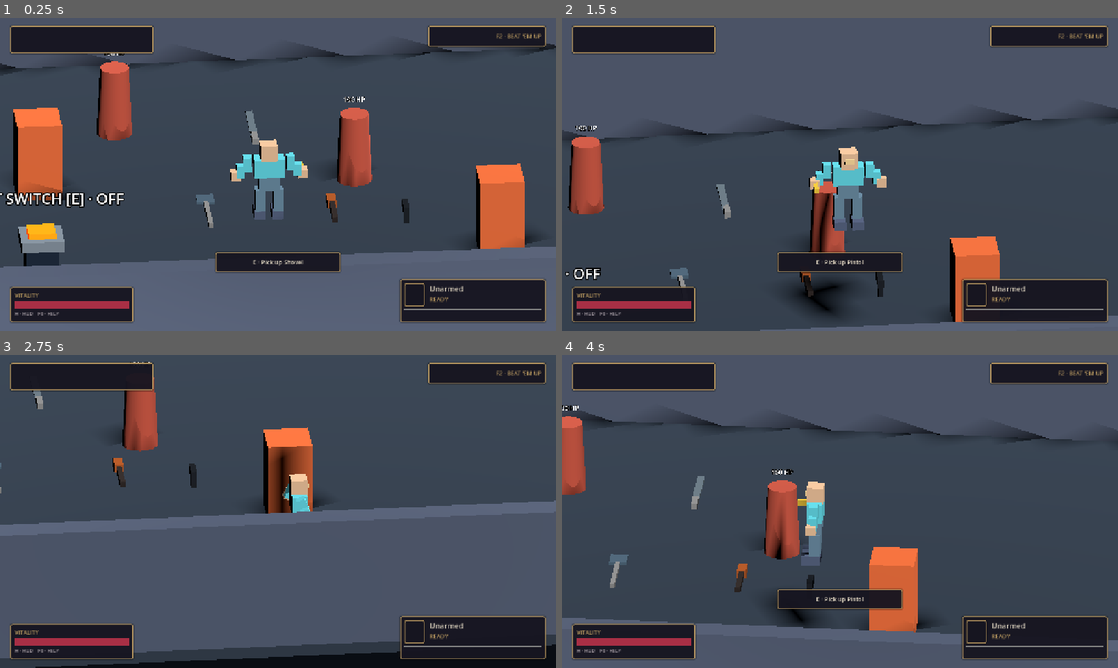
Above: before the commit, frames 1-4 (two rows, left to right).
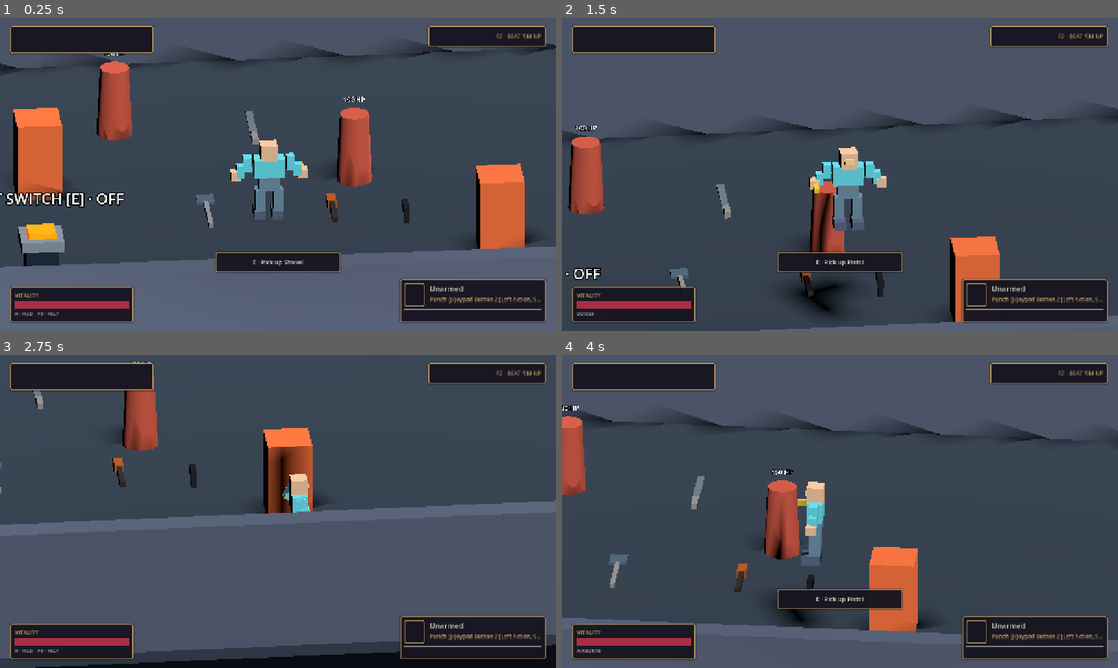
Above: after the commit, the same moments.

Repository: bravado/ACTION-5
Game: Godot game, scene res://demo/main.tscn
The game is run twice, just before and just after one commit, with the same random seed, the same clock (stepped at 60 frames per second) and the same inputs.
Inputs (mouse positions are in pixels of both pictures, inside the frame that each line leads up to):
- Up to frame 1 (0.25 s): no input
- Up to frame 2 (1.5 s): tap Enter at 0.5 s; move the mouse to (962, 158) at 0.52 s; hold Right (actor_turn_right) 0.53-1.28 s; tap Ctrl (actor_crouch) at 0.6 s; click (962, 158) at 0.67 s; tap Space (actor_jump) at 0.77 s; move the mouse to (728, 190) at 1.27 s; hold S (move_down) from 1.28 s (still down); tap Alt (actor_dodge) at 1.35 s
- Up to frame 3 (2.75 s): tap Space (actor_jump) at 1.52 s; move the mouse to (333, 442) at 2.02 s; release S (move_down) at 2.03 s; hold Right (actor_turn_right) from 2.03 s (still down); tap K (actor_kick) at 2.1 s
- Up to frame 4 (4 s): move the mouse to (812, 574) at 2.77 s; release Right (actor_turn_right) at 2.78 s; hold W (move_up) 2.78-3.53 s; tap J (actor_punch) at 2.85 s; click (812, 574) at 2.92 s; tap Space (actor_jump) at 3.02, 3.77 s; move the mouse to (1006, 558) at 3.52 s; hold Left (actor_turn_left) from 3.53 s (still down); hold Shift (actor_run) from 3.53 s (still down)

The runs differ from the first frame. In frame 1, 0.2% of the frame differs, in the area x 77-98%, y 89-92%; in frame 2, 0.3%; in frame 3, 0.2%; in frame 4, 0.3%, in the area x 2-98%, y 89-96%.

Commit message:
feat(hud): polish context states, responsive layout and UI docs [full-e2e]
- Display first-person gun reticle and player action/low-health cues
- Preserve consistent Iron Reliquary panel anchors across all views
- Anchor camera settings responsively for 4:3 and widescreen
- Add original UI asset inventory, README controls, and HUD regression assertions

Refs #37

Diff:
--- a/demo/main.gd
+++ b/demo/main.gd
@@ -35,6 +35,7 @@
     _hud.help_visibility_changed.connect(_on_hud_help_visibility_changed)
     _hud.view_requested.connect(_on_mode_button_pressed)
     _hud.settings_requested.connect(_toggle_camera_settings)
+    _camera_settings.add_theme_stylebox_override("panel", preload("res://demo/ui/iron_frame.tres"))
     # Settings can also be closed by its own Close button, not only C.
     _camera_settings.visibility_changed.connect(_on_camera_settings_visibility_changed)
     _input.set_enabled(not _camera_settings.visible and not _hud.is_help_open())
--- a/demo/main.tscn
+++ b/demo/main.tscn
@@ -522,10 +522,12 @@
 
 [node name="CameraSettings" type="PanelContainer" parent="Hud"]
 visible = false
-offset_left = 910.0
-offset_top = 204.0
-offset_right = 1254.0
-offset_bottom = 650.0
+anchor_left = 1.0
+anchor_right = 1.0
+offset_left = -363.0
+offset_top = 82.0
+offset_right = -18.0
+offset_bottom = 638.0
 script = ExtResource("6_settings")
 
 [node name="DeathOverlay" parent="." instance=ExtResource("17_death")]
--- a/demo/ui/iron_reliquary.gd
+++ b/demo/ui/iron_reliquary.gd
@@ -30,6 +30,11 @@
 var _help_panel: PanelContainer
 var _help_text: Label
 var _gameplay_visible: bool = true
+var _reticle: Label
+var _reticle_requested: bool = false
+var _health_footer: Label
+var _health_critical: bool = false
+var _player_state: String = ""
 
 
 func _ready() -> void:
@@ -39,6 +44,7 @@
     _build_top()
     _build_interaction()
     _build_notification()
+    _build_reticle()
     _build_help()
     _notice_timer = Timer.new()
     _notice_timer.one_shot = true
@@ -53,6 +59,7 @@
     _gameplay_visible = value
     for node in _gameplay_nodes:
         node.visible = value
+    _reticle.visible = value and _reticle_requested
     # Contextual hints and ephemeral notices also respect full hide.
     if value:
         _interaction_panel.visible = not _interaction.text.is_empty()
@@ -86,7 +93,27 @@
     _health_bar.max_value = max_hp
     _health_bar.value = clampf(current, 0.0, max_hp)
     _hp_text.text = "%d / %d" % [ceili(current), ceili(maximum)]
-    _health_bar.modulate = Color("#FFB0A9") if current <= max_hp * 0.25 else Color.WHITE
+    _health_critical = current <= max_hp * 0.25
+    _health_bar.modulate = Color("#FFB0A9") if _health_critical else Color.WHITE
+    _render_player_state()
+
+
+func set_player_state(value: String) -> void:
+    _player_state = value
+    _render_player_state()
+
+
+func _render_player_state() -> void:
+    if _health_critical:
+        _health_footer.text = "LOW HEALTH   ·   H HUD / F6 HELP"
+    else:
+        _health_footer.text = _player_state if not _player_state.is_empty() \
+            else "H · HUD    F6 · HELP"
+
+
+func set_reticle(value: bool) -> void:
+    _reticle_requested = value
+    _reticle.visible = value and _gameplay_visible
 
 
 func set_equipment(name: String, icon: Texture2D, ammo: Dictionary,
@@ -189,7 +216,8 @@
     fill.bg_color = Color("#A82F45")
     _health_bar.add_theme_stylebox_override("fill", fill)
     stack.add_child(_health_bar)
-    stack.add_child(_label("H · HUD    F6 · HELP", 11, MUTED))
+    _health_footer = _label("H · HUD    F6 · HELP", 11, MUTED)
+    stack.add_child(_health_footer)
 
 
 func _build_equipment() -> void:
@@ -255,6 +283,22 @@
     _notification.horizontal_alignment = HORIZONTAL_ALIGNMENT_CENTER
     _notification_panel.add_child(_notification)
     _notification_panel.hide()
+
+
+func _build_reticle() -> void:
+    _reticle = _label("+", 24, GOLD)
+    _reticle.name = "AimReticle"
+    _reticle.anchor_left = 0.5
+    _reticle.anchor_right = 0.5
+    _reticle.anchor_top = 0.5
+    _reticle.anchor_bottom = 0.5
+    _reticle.offset_left = -9
+    _reticle.offset_top = -15
+    _reticle.offset_right = 9
+    _reticle.offset_bottom = 15
+    _reticle.horizontal_alignment = HORIZONTAL_ALIGNMENT_CENTER
+    add_child(_reticle)
+    _reticle.hide()
 
 
 func _build_help() -> void:
--- a/demo/ui/reference_hud.gd
+++ b/demo/ui/reference_hud.gd
@@ -243,7 +243,17 @@
         float(health.get("max_health")) if is_instance_valid(health) else 1.0)
     display.set_equipment(weapon_name, icon, ammo, next_name,
         _binding(&"demo_swap") if not next_name.is_empty() else "",
-        " · ".join(commands))
+        " · ".join(commands) if not commands.is_empty() else " · ".join(actions))
+    display.set_reticle(not ammo.is_empty()
+        and int(profile.get("mode")) == ViewProfileScript.Mode.FIRST_PERSON)
+    var activity: String = ""
+    if attack != "none":
+        activity = "ATTACK  ·  " + attack.replace("_", " ").to_upper()
+    elif is_instance_valid(moves):
+        var movement: String = str(moves.get("active_id"))
+        if movement != "grounded" and not movement.is_empty():
+            activity = movement.replace("_", " ").to_upper()
+    display.set_player_state(activity)
     _update_reload_timer()
 
 
--- a/tests/d09_hud_suite.gd
+++ b/tests/d09_hud_suite.gd
@@ -78,7 +78,17 @@
     hud.call("refresh")
     verify.call(display.get("_weapon_icon").texture != null,
         "D09-03 weapon image uses optional definition icon")
-    hud.call("set_hud_visible", false)
+    views.call("switch_view", 3)
+    hud.call("refresh")
+    verify.call(display.get_node("AimReticle").visible,
+        "D09-03 first-person gun displays contextual centered reticle")
+    views.call("switch_view", 1)
+    verify.call(not display.get_node("AimReticle").visible,
+        "D09-03 aim reticle does not obstruct beat-em-up melee")
+    var hide_key := InputEventKey.new()
+    hide_key.keycode = KEY_H
+    hide_key.pressed = true
+    hud.call("_unhandled_input", hide_key)
     verify.call(not hp_panel.visible and not equip_panel.visible
         and not display.get_node("ObjectivePanel").visible,
         "D09-03 H hidden mode removes gameplay chrome")
@@ -94,7 +104,7 @@
     verify.call(display.get_node("HelpPanel").visible and not hp_panel.visible,
         "D09-03 help remains accessible while gameplay HUD hidden")
     hud.call("set_help_open", false)
-    hud.call("set_hud_visible", true)
+    hud.call("_unhandled_input", hide_key)
     verify.call(hp_panel.visible and equip_panel.visible
         and is_equal_approx(hp_bar.value, 42.0),
         "D09-03 HUD returns with latest state")
Not shown, added: docs/ui.md
